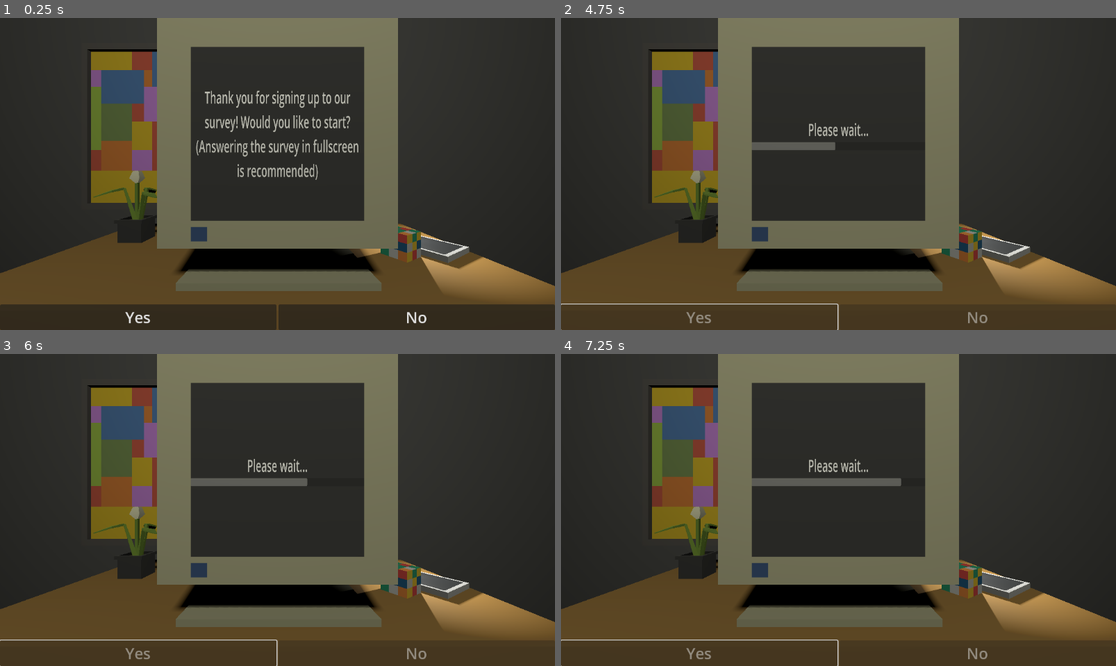
Above: before the commit, frames 1-4 (two rows, left to right).
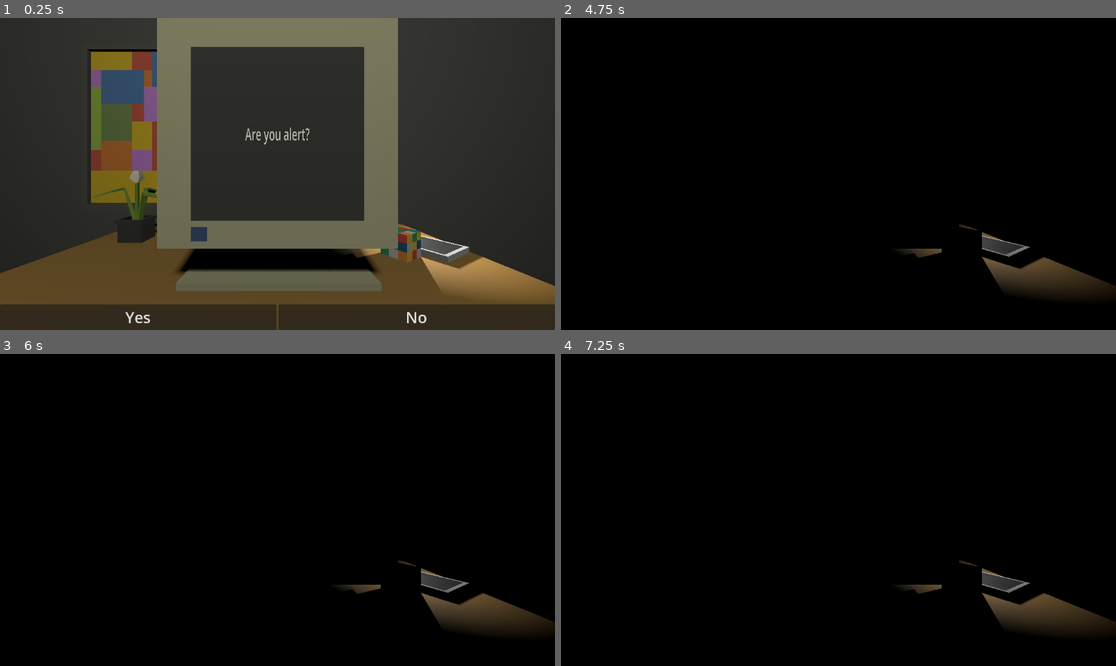
Above: after the commit, the same moments.

Repository: 69ShadesOfPeanut/Practice-Jam-3
Game: Godot game, scene res://Scenes/office.tscn
Two runs of this game, one before a commit and one after it. Both use one fixed random seed, a clock stepped at 60 frames per second and the inputs below.
Inputs:
- Up to frame 1 (0.25 s): no input
- Up to frame 2 (4.75 s): click "Yes" at 0.5 s; tap Enter at 1.25, 2.75, 4.25 s; tap Space at 2, 3.5 s
- Up to frame 3 (6 s): tap Space at 5 s
- Up to frame 4 (7.25 s): no input

The runs differ from the first frame. In frame 1, 1.9% of the frame differs, in the area x 35-65%, y 23-52%; in frame 2, 98%, in the area x 0-100%, y 0-100%; in frame 3, 98%; in frame 4, 98%.

Commit message:
new photo
changed photo that goes on painting

Diff:
--- a/Scenes/office.tscn
+++ b/Scenes/office.tscn
@@ -33,11 +33,11 @@
 [sub_resource type="PlaneMesh" id="PlaneMesh_hf03q"]
 size = Vector2(0.65, 0.65)
 
-[sub_resource type="StandardMaterial3D" id="StandardMaterial3D_nlj0d"]
+[sub_resource type="StandardMaterial3D" id="StandardMaterial3D_i5v1c"]
 albedo_texture = ExtResource("9_ql82j")
 
-[sub_resource type="QuadMesh" id="QuadMesh_h8s45"]
-size = Vector2(0.731, 1.066)
+[sub_resource type="QuadMesh" id="QuadMesh_qg8wr"]
+size = Vector2(0.212, 0.3)
 
 [node name="Office" type="Node"]
 
@@ -125,12 +125,12 @@
 [node name="Painting" parent="Level/Objects" instance=ExtResource("7_5njab")]
 transform = Transform3D(1, 0, 0, 0, 1, 0, 0, 0, 1, -0.923331, 0.665505, -2.48935)
 
-[node name="CreepyFaceCover" type="MeshInstance3D" parent="Level/Objects/Painting"]
+[node name="CreepyPainting" type="MeshInstance3D" parent="Level/Objects/Painting"]
 unique_name_in_owner = true
-transform = Transform3D(1, 0, 0, 0, 1, 0, 0, 0, 1, 0.00185829, 0.561266, 0.0162866)
+transform = Transform3D(1, 0, 0, 0, 1, 0, 0, 0, 1, -0.182547, 0.597292, 0.0098021)
 visible = false
-material_override = SubResource("StandardMaterial3D_nlj0d")
-mesh = SubResource("QuadMesh_h8s45")
+material_override = SubResource("StandardMaterial3D_i5v1c")
+mesh = SubResource("QuadMesh_qg8wr")
 
 [node name="UI" type="Control" parent="."]
 layout_mode = 3
@@ -150,10 +150,11 @@
 grow_horizontal = 2
 grow_vertical = 0
 script = ExtResource("7_u6eov")
+CurrentQuestion = 4
 ButtonClickSound = ExtResource("9_a0b7e")
 KnockingSound = ExtResource("10_ilr6g")
 SwitchOff = ExtResource("11_24fp6")
-Questions = PackedStringArray("Thank you for signing up to o …(370 unchanged characters)… you recognise the person behind you?", "End of playtest, please exit the game")
+Questions = PackedStringArray("Thank you for signing up to o …(370 unchanged characters)… you recognise the person behind you?", "Would you notice if something changed?", "Are you safe?")
 
 [node name="Button" type="Button" parent="UI/Buttons"]
 layout_mode = 2
--- a/Scripts/Buttons.gd
+++ b/Scripts/Buttons.gd
@@ -21,7 +21,7 @@
 @onready var ProgressBarNode : ProgressBar = ScreenNode.get_node("%ProgressBar")
 @onready var CeilingLight : OmniLight3D = get_node("%CeilingLight")
 @onready var Audio3D : AudioStreamPlayer3D = get_node("%3DAudio")
-@onready var CreepyFaceCover : MeshInstance3D = get_node("%CreepyFaceCover")
+@onready var CreepyPainting : MeshInstance3D = get_node("%CreepyPainting")
 
 
 # Sets the first question into motion
@@ -99,9 +99,9 @@
 			await get_tree().create_timer(3).timeout
 			show()
 			CeilingLight.show()
-			CreepyFaceCover.show()
+			CreepyPainting.show()
 		5:
-			CreepyFaceCover.hide()
+			CreepyPainting.hide()
 		10:
 			print("Question 10 event triggered")
 			if Result == "Yes":
Binary file changed: Textures/CreepyPainting.png
